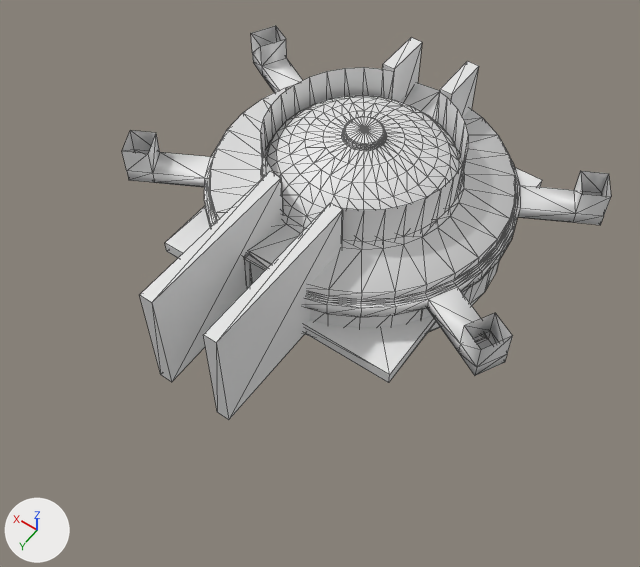
One commit to the FBX model Assets/Models/Rooms/Bouser/BouserRoom0.fbx: the scene before it, then after it.
One viewpoint serves both versions: a 50 mm lens placed at (-0.494, 0.798, 1.011), pointed at (-0.043, 0.167, 0.02). Arrows for +X, +Y and +Z are at lower left; the lights stay in place. Mesh edges are drawn as thin lines. Where no turn or scale is listed for an object, it has been applied to the vertices. Vertices at the same position are counted once.

The first picture shows 'BouserRoom0CollisionObject', 'BouserRoom0Object'.
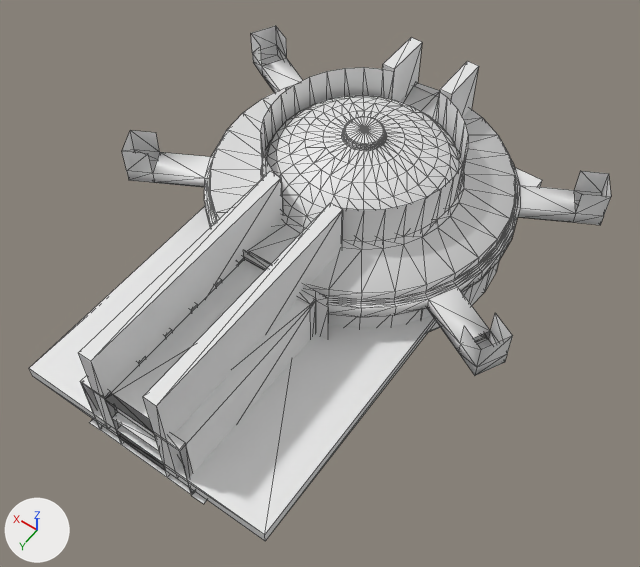
Pixel boxes [x1, y1, x2, y2] of what changed, in the pictures (640 x 567 px; the box of a moved part takes in the faces that stretch with it):
'BouserRoom0CollisionObject', reshaped (28% wider, 32% taller): before [140, 38, 542, 420]; after [29, 38, 542, 541]
'BouserRoom0Object', reshaped (9% wider, 37% taller): before [122, 26, 611, 375]; after [80, 26, 611, 504]
part 1 of me_bouserroom0mesh_001, added: after [298, 291, 316, 337]
part 2 of me_bouserroom0mesh_001, added: after [81, 250, 328, 504]
part 3 of me_bouserroom0mesh_001, built on: after [80, 86, 439, 494]
part 4 of me_bouserroom0collisionmesh_001, moved or reshaped: before [140, 172, 343, 420]; after [78, 172, 343, 471]
part 5 of me_bouserroom0collisionmesh_001, moved or reshaped: before [165, 168, 542, 383]; after [29, 168, 542, 541]

Edits to the bpy script that builds the scene:
```text
Change me_bouserroom0mesh_001:
    used by ob_bouserroom0object; location = (0.0, 0.0, 0.0)
    remove me_bouserroom0mesh_001.from_pydata(...)  # 1133 vertices, 2126 faces; spans x -0.323..0.323, y -0.23..0.23, z -0.045..0.164
    add me_bouserroom0mesh_001.from_pydata(...)  # 1288 vertices, 2302 faces; spans x -0.323..0.323, y -0.23..0.5, z -0.045..0.164
    me_bouserroom0mesh_001 part 1: the loose piece of 8 vertices spanning x -0.044..-0.04, y 0.217..0.229, z -0.04..0.08 is copied, and the copy is scaled about its middle by (10, 1, 1), then moved by (-0.018, 0.012, 0.0); it spans x -0.08..-0.04, y 0.229..0.241, z -0.04..0.08
    me_bouserroom0mesh_001 part 2: a new loose piece of 24 vertices spanning x -0.1..0.1, y 0.229..0.5, z -0.044..0.096, in mat_concrete1 (white #e7e7e7)
    me_bouserroom0mesh_001 part 3: 2 vertices moved from x 0.0, y -0.225..0.225, z -0.002 to x 0.0, y -0.22..0.22, z -0.002; 6 vertices removed from x -0.04..0.04, y -0.225..0.225, z -0.04..-0.001; 49 vertices added at x -0.08..0.08, y -0.221..0.5, z -0.041..0.081
    remove me_bouserroom0mesh_001.materials.append(mat_boundsmaterial)  # white #e7e7e7
Change me_bouserroom0collisionmesh_001:
    where me_bouserroom0collisionmesh_001.from_pydata(...)  # 100 vertices, 116 faces; spans x -0.2..0.2, y -0.22..0.397, z -0.02..0.16
    used by ob_bouserroom0collisionobject; location = (0.0, 0.0, 0.0)
    before: 0 (-0.06, 0.397, 0.16) at pixel (216, 342), 40 (-0.06, 0.397, -0.02) at pixel (228, 419), 74 (-0.04, 0.397, -0.02) at pixel (217, 412), 75 (-0.04, 0.397, 0.16) at pixel (203, 334), 76 (0.04, 0.397, 0.16) at pixel (151, 302)
    before: 78 (0.04, 0.397, -0.02) at pixel (171, 382), 82 (0.06, 0.397, -0.02) at pixel (160, 374), 83 (0.06, 0.397, 0.16) at pixel (139, 294)
    before: 34 (-0.2, 0.227, -0.02) at pixel (388, 382), 35 (-0.2, 0.227, 0.0) at pixel (389, 374), 38 (0.2, 0.227, -0.02) at pixel (166, 251), 39 (0.2, 0.227, 0.0) at pixel (164, 242)
    me_bouserroom0collisionmesh_001 part 4
    add for i in [0, 40, 74, 75, 76, 78, 82, 83]: me_bouserroom0collisionmesh_001.vertices[i].co += Vector((0.0, 0.103, 0.0))
    me_bouserroom0collisionmesh_001 part 5
    add for i in [34, 35, 38, 39]: me_bouserroom0collisionmesh_001.vertices[i].co += Vector((0.0, 0.273, 0.0))
```
